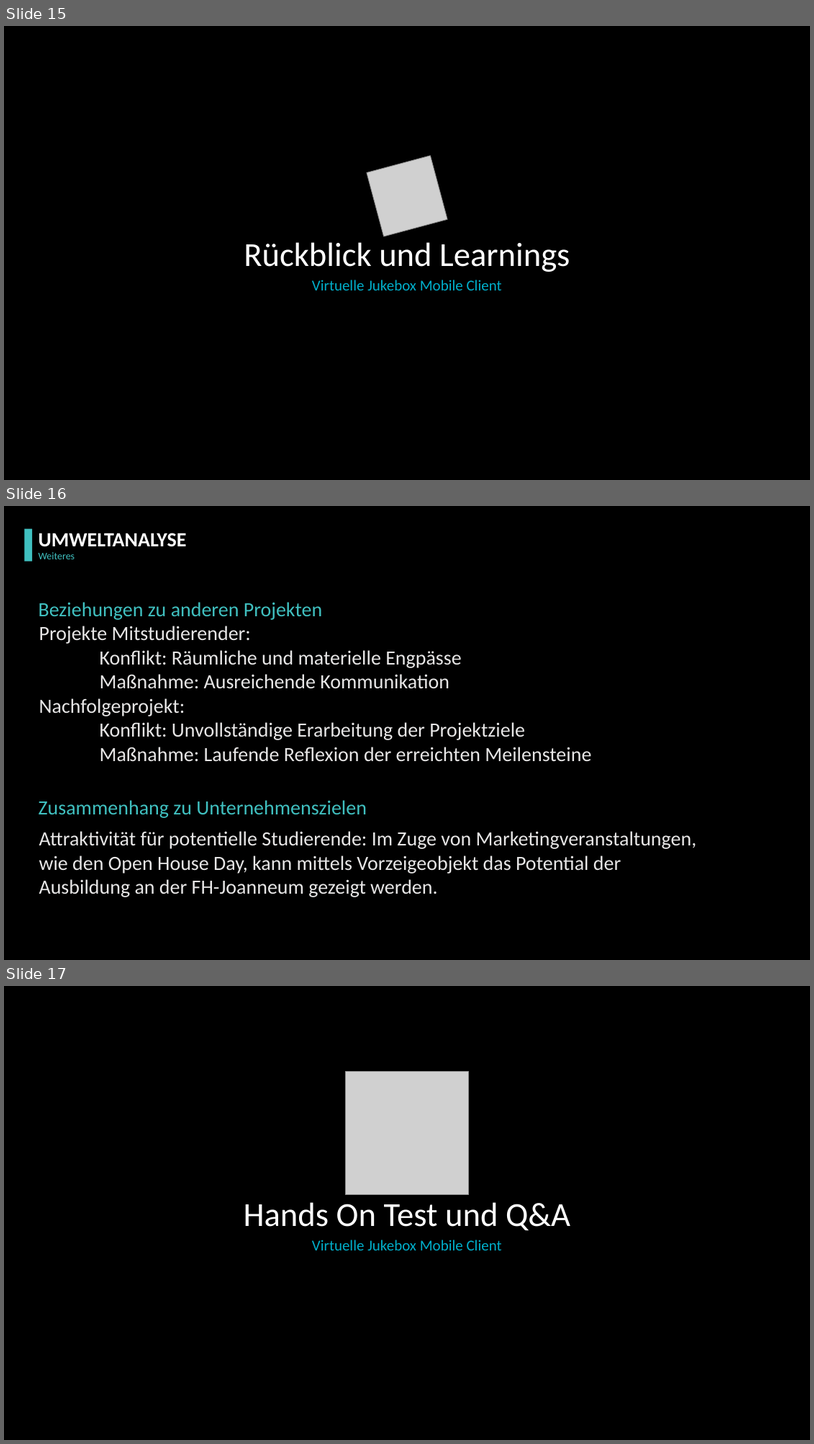
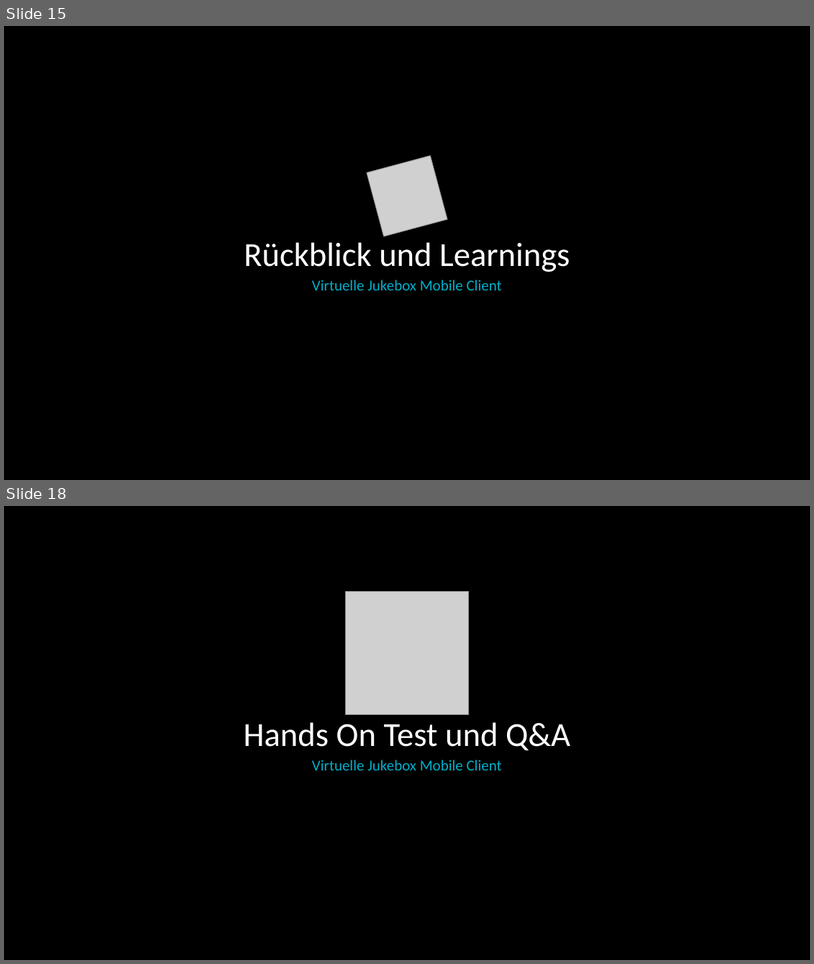
Before and after one commit to pagdot/Jukebox-App, a slide deck: doc/Mobile/Präsentation/Präsentation.pptx. Shown one above the other, each under a label of ours: slides 15, 16 and 17 before the commit, slides 15 and 18 after it; the slides between them are not shown. The pictures are 814x1444 and 814x964 pixels, drawn with LibreOffice and Linux fonts; fonts in the diff are those of the drawing; grey boxes stand for pictures; background and template pictures are left out. Boxes give left, top, right and bottom in pixels: in the first picture for what was removed or moved away, otherwise in the second. Text is boxed around its words. In the diff, an @@ line names an element or a change of style, - is before the commit and + after.

```diff
--- a/doc/Mobile/Präsentation/Präsentation.pptx
+++ b/doc/Mobile/Präsentation/Präsentation.pptx
@@ slide 16 removed at [4, 506, 810, 960], background picture (left out) @@
@@ rectangle removed at [25, 529, 32, 561] @@
@@ text removed at [39, 533, 187, 547] @@
-UMWELTANALYSE
@@ text removed at [39, 552, 75, 559] @@
-Weiteres
@@ text removed at [39, 602, 322, 620] @@
-Beziehungen zu anderen Projekten
@@ text removed at [39, 626, 592, 761] @@
-Projekte Mitstudierender:
-Konflikt: Räumliche und materielle Engpässe
-Maßnahme: Ausreichende Kommunikation
-Nachfolgeprojekt:
-Konflikt: Unvollständige Erarbeitung der Projektziele
-Maßnahme: Laufende Reflexion der erreichten Meilensteine
@@ text removed at [39, 800, 367, 818] @@
-Zusammenhang zu Unternehmenszielen
@@ text removed at [39, 831, 697, 897] @@
-Attraktivität für potentielle Studierende: Im Zuge von Marketingveranstaltungen, wie den Open House Day, kann mittels Vorzeigeobjekt das Potential der Ausbildung an der FH-Joanneum gezeigt werden.
@@ what was slide 17 is now slide 18 @@
```
Also in this commit, not shown: 6 slides changed, 3 slides added, 1 other slide removed, 1 other file.
